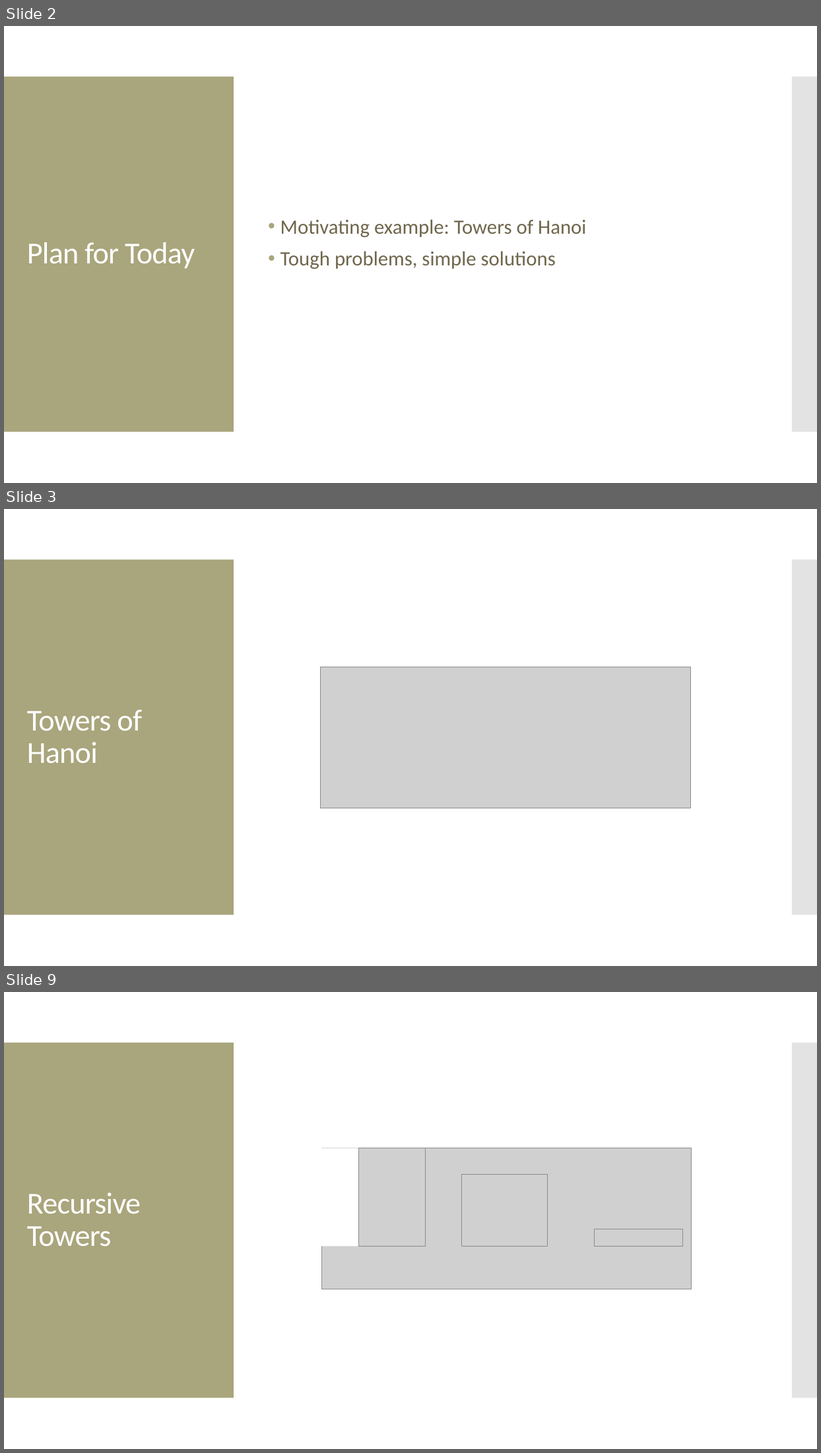
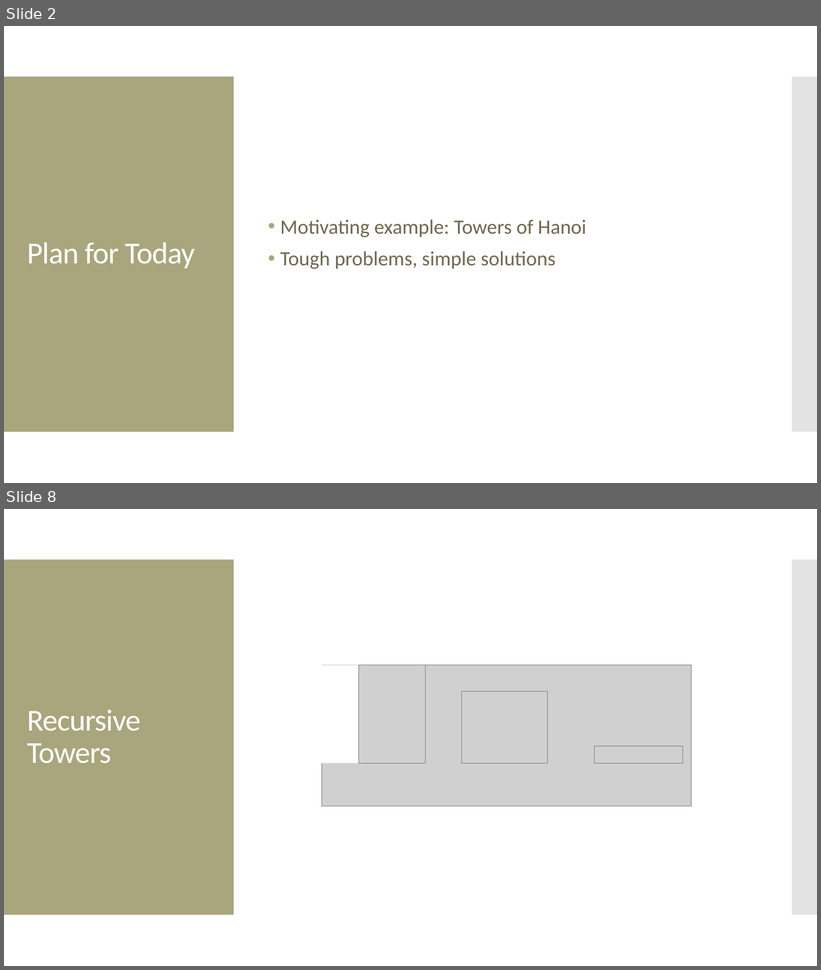
Before and after one commit to amosca01/CAIS117-S24, a slide deck: slides/19-recursion-pt1.pptx. Shown one above the other, each under a label of ours: slides 2, 3 and 9 before the commit, slides 2 and 8 after it; the slides between them are not shown. The pictures are 821x1453 and 821x970 pixels, drawn with LibreOffice and Linux fonts; fonts in the diff are those of the drawing; grey boxes stand for pictures. Boxes give left, top, right and bottom in pixels: in the first picture for what was removed or moved away, otherwise in the second. Text is boxed around its words. In the diff, an @@ line names an element or a change of style, - is before the commit and + after.

```diff
--- a/slides/19-recursion-pt1.pptx
+++ b/slides/19-recursion-pt1.pptx
@@ slide 3 removed at bbox=[4, 509, 817, 966], background #FFFFFF; not listed: 2 template elements that a slide beside it also shows @@
@@ picture removed at bbox=[321, 667, 691, 809] @@
@@ title removed at bbox=[27, 710, 142, 764] @@
-Towers of Hanoi
@@ what was slide 9 is now slide 8 @@
```
Also in this commit, not shown: 8 slides changed, 5 other files.
